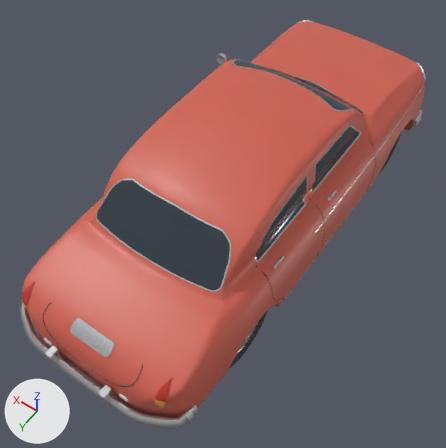
An edit to the glTF model public/models/carshape/gaz21.glb, drawn before and after from the same camera.
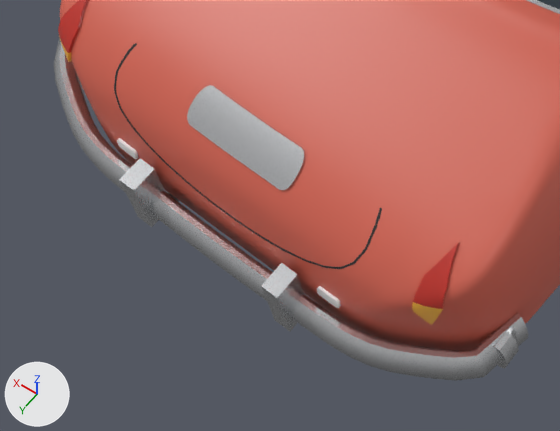
The first picture shows the older version from a 50 mm lens placed at (-2.09, 3.27, 5.1), pointed at (-0.01, 0.36, 0.53). The close-ups show the older and then the newer version on the part from 0% to 47% of the width and 64% to 100% of the height of that picture. Only the edits that show in the close-ups are written down. The lights are fixed; the arrows at lower left show +X, +Y and +Z. Vertices at exactly the same position are counted once.

Names of what the first close-up shows: 'paint', 'taillights', 'trim' and 4 more.
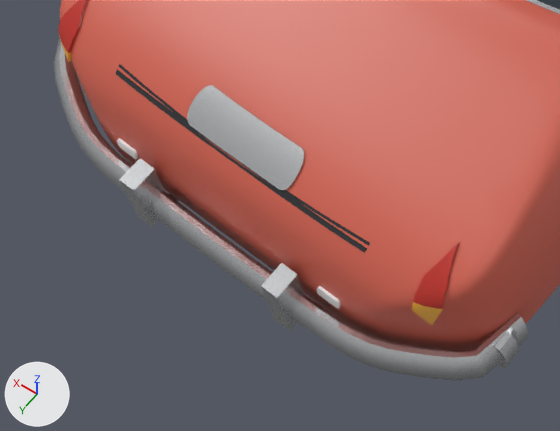
The edits, one by one:
me_trim is used by ob_trim; location (0.0, 0.0, 0.0).
me_trim had 13495 vertices, 20812 faces and spanned x -0.9..0.98, y -2.38..2.31, z 0.19..1.53.
me_trim now has 11674 vertices, 18302 faces and spans x -0.9..0.98, y -2.38..2.31, z 0.19..1.53.
me_trim part 1: 105 loose pieces with 1652 vertices, spanning x -0.89..0.89, y -1.21..2.2, z 0.19..1.07, are deleted.
me_trim part 2: 12 vertices moved within x -0.48..0.48, y 2.01..2.1, z 0.83..0.91; 260 vertices removed from x -0.48..0.48, y 1.99..2.14, z 0.78..0.92; 252 vertices added at x -0.48..0.48, y 1.99..2.11, z 0.82..0.92.
Other edits to the shape of me_trim do not show in these pictures.

Changed parts and their boxes (x1, y1, x2, y2) in the close-ups (560 x 431 px; the box of a moved part takes in the faces that stretch with it):
part 1 of me_trim, deleted: before (114, 44, 382, 269)
part 2 of me_trim, moved or reshaped: before (114, 43, 377, 265); after (116, 64, 370, 253)
